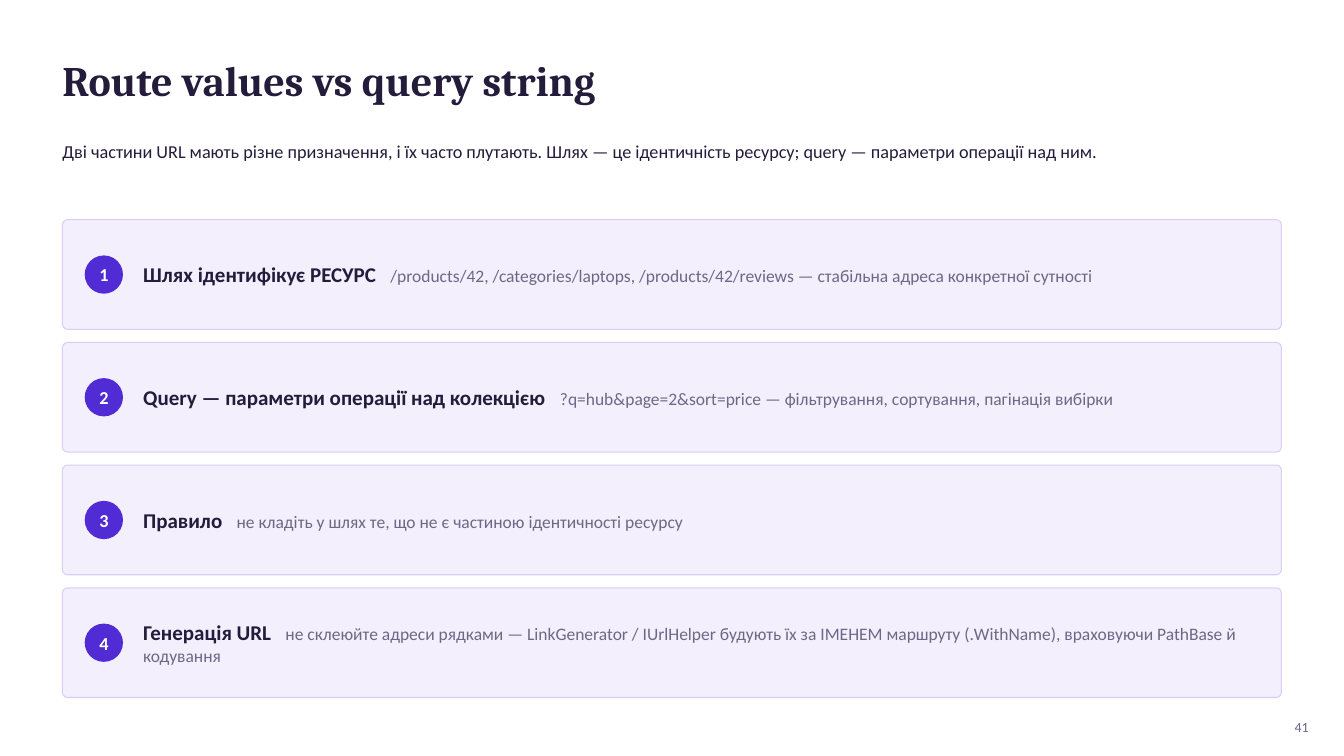
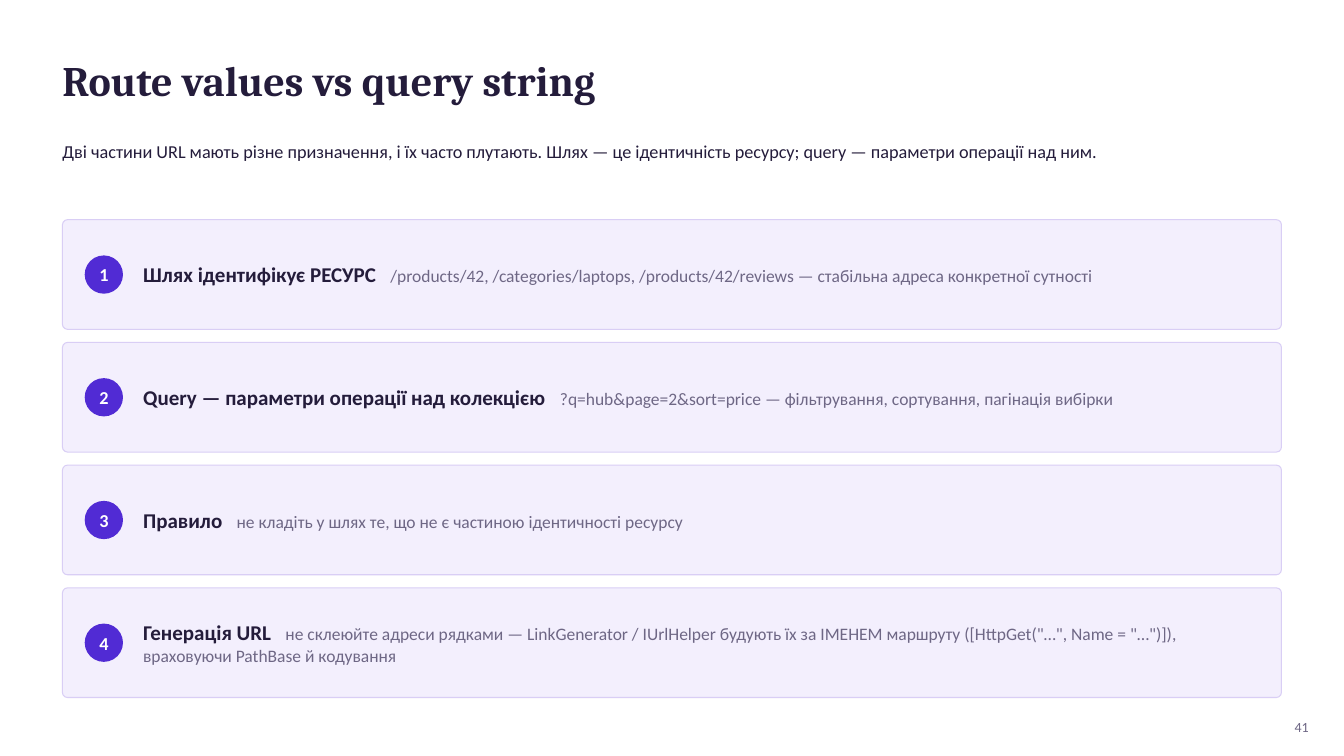
Before and after one commit to MrTomkaYurii/AspNet-Basics, a slide deck: slide 41 of docs/Основи ASP.NET Core — лекція.pptx. Drawn at 1344x756 pixels with LibreOffice and Linux fonts; fonts in the diff are those of the drawing. Boxes give left, top, right and bottom in pixels: in the first picture for what was removed or moved away, otherwise in the second. Text is boxed around its words. In the diff, an @@ line names an element or a change of style, - is before the commit and + after.

```diff
--- a/docs/Основи ASP.NET Core — лекція.pptx
+++ b/docs/Основи ASP.NET Core — лекція.pptx
@@ text at (143,625,1113,665): text changed @@
-Генерація URL не склеюйте адреси рядками — LinkGenerator / IUrlHelper будують їх за ІМЕНЕМ маршруту (.WithName), враховуючи PathBase й кодування
+Генерація URL не склеюйте адреси рядками — LinkGenerator / IUrlHelper будують їх за ІМЕНЕМ маршруту ([HttpGet("…", Name = "…")]), враховуючи PathBase й кодування
```
Also in this commit, not shown: 17 other slides changed, 2 slides added, 2 slides removed, 50 other files.
